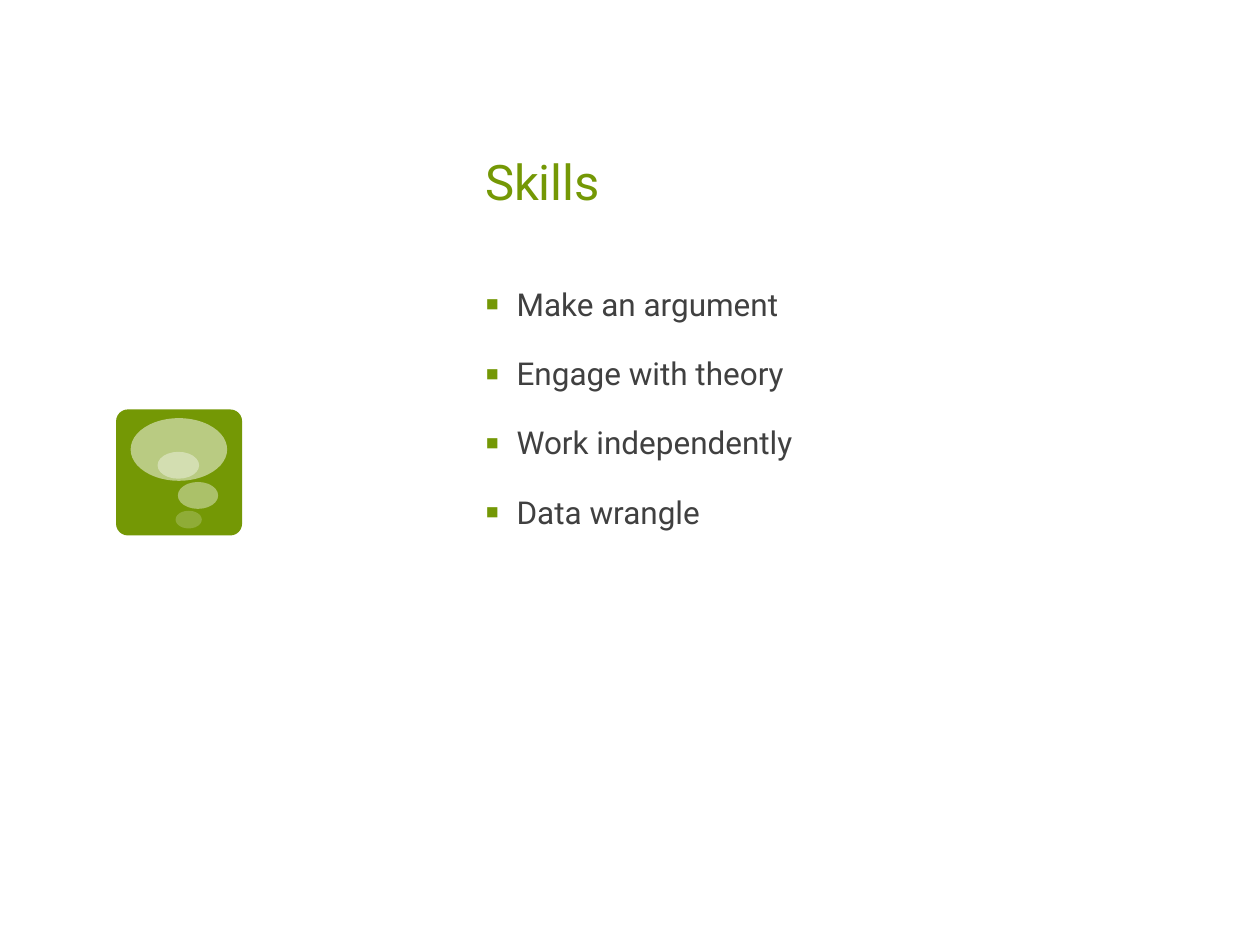
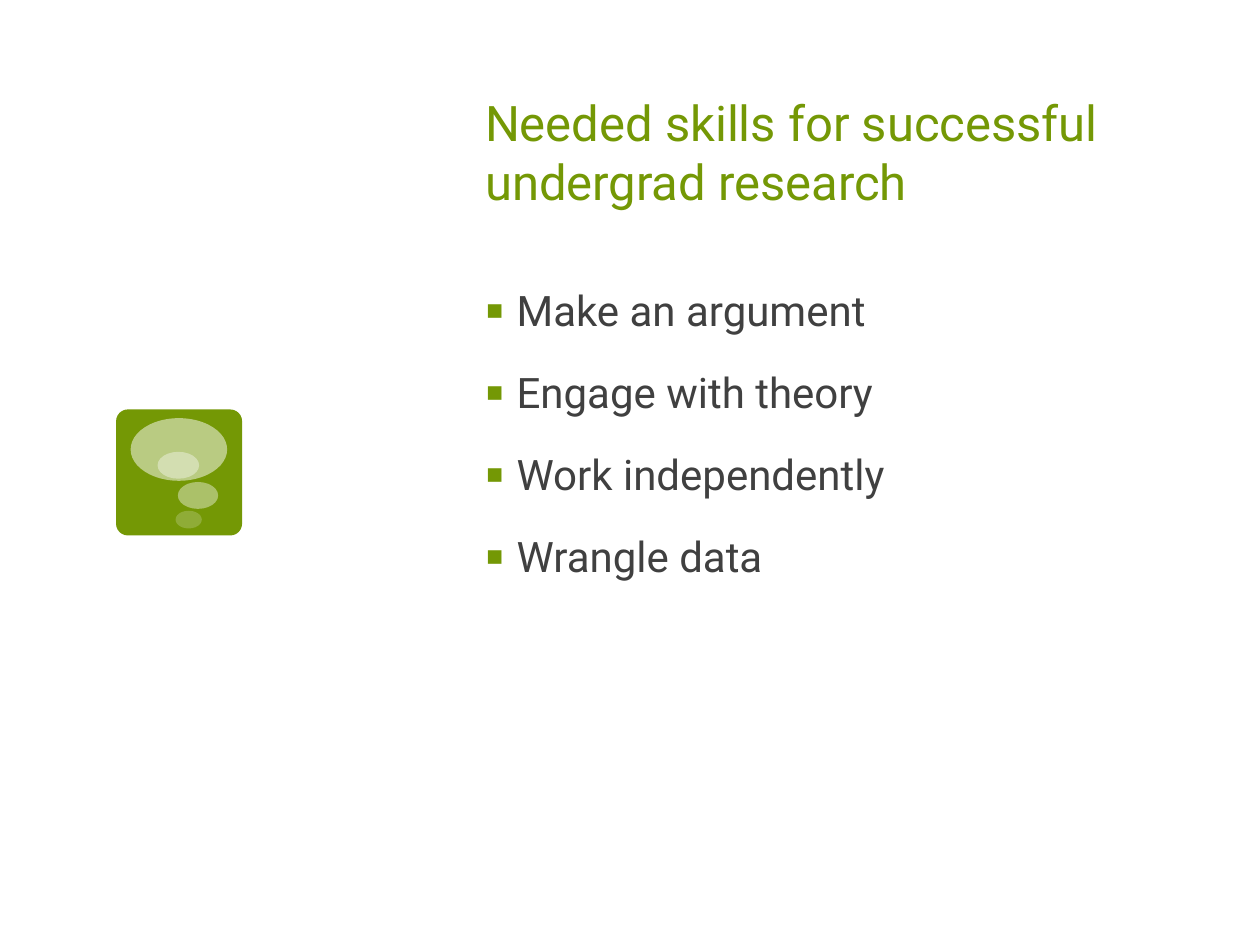
Before and after one commit to Amherst-Statistics/Modernizing-Undergrad-Stat-Curric, a slide deck: slide 3 of 03-hardin/skillsForResearch_JSM17_JoHardin.pptx (slide 4 before the commit). Drawn at 1260x945 pixels with LibreOffice and Linux fonts; fonts in the diff are those of the drawing. Boxes give left, top, right and bottom in pixels: in the first picture for what was removed or moved away, otherwise in the second. Text is boxed around its words. In the diff, an @@ line names an element or a change of style, - is before the commit and + after.

```diff
--- a/03-hardin/skillsForResearch_JSM17_JoHardin.pptx
+++ b/03-hardin/skillsForResearch_JSM17_JoHardin.pptx
@@ title at bbox=[485, 103, 1098, 211]: text changed @@
-Skills
+Needed skills for successful undergrad research
@@ text at bbox=[517, 294, 884, 499]: size 18 to 24 pt in "Make an argument", "Engage with theory", "Work independently" @@
@@ text at bbox=[517, 540, 762, 581]: text changed; size 18 to 24 pt @@
-▪ Data wrangle
+▪ Wrangle data
```
Also in this commit, not shown: 2 other slides changed, 5 slides added, 2 slides removed.
